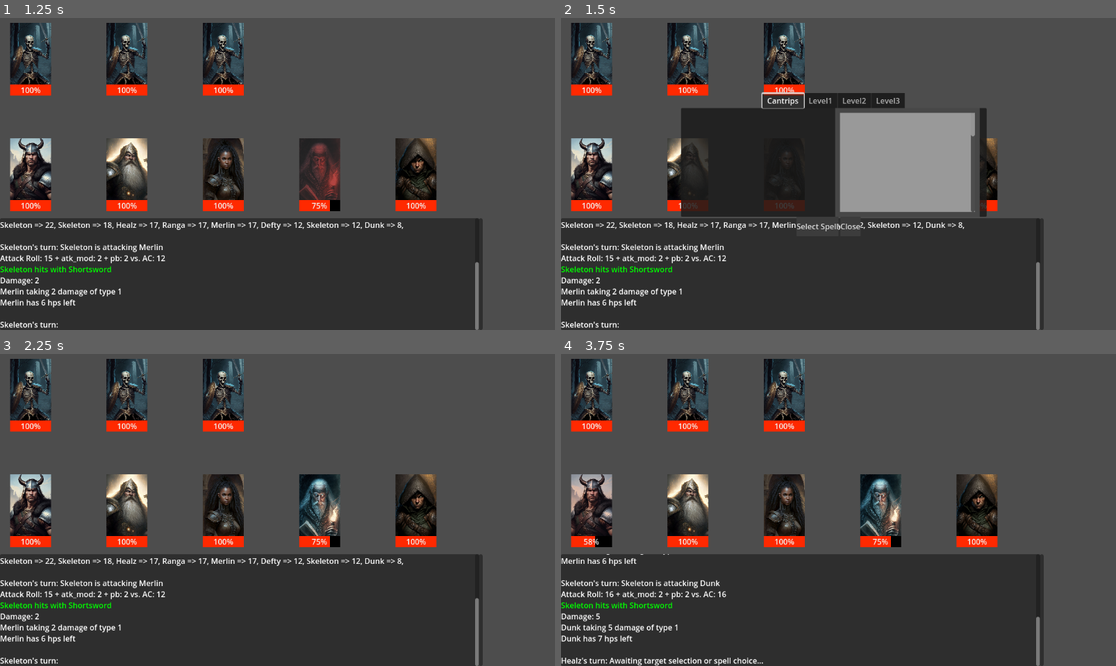
Above: before the commit, frames 1-4 (two rows, left to right).
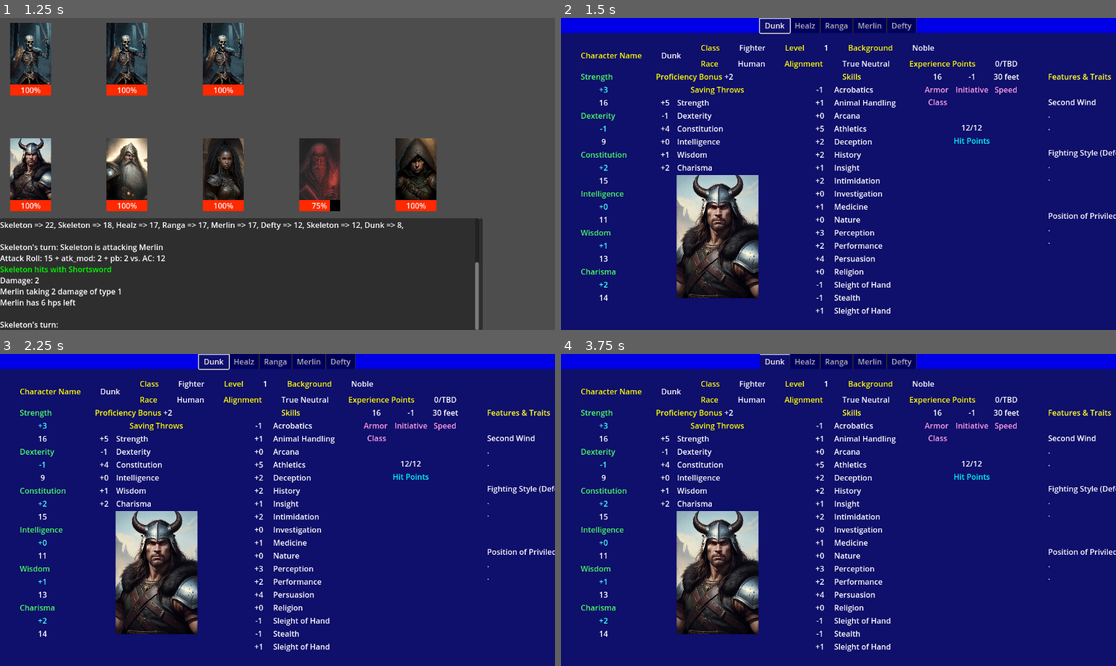
Above: after the commit, the same moments.

Repository: PaulHeraty/herra-dnd
Game: Godot game, scene res://scenes/Main.tscn
Same seed, same stepped clock (60 frames per second), same inputs: the game is played once before the commit and once after it. Sound files missing from this copy of the repository are replaced by a short silence.
Inputs (mouse positions are in pixels of both pictures, inside the frame that each line leads up to):
- Up to frame 1 (1.25 s): tap Enter at 0.5 s; hold Space (Advance) from 0.53 s (still down)
- Up to frame 2 (1.5 s): release Space (Advance) at 1.28 s; tap P (show_party_sheet) at 1.35 s
- Up to frame 3 (2.25 s): click (255, 563) at 2 s, where only the run before the commit has a clickable "Select Spell"
- Up to frame 4 (3.75 s): tap Space (Advance) at 2.75 s; hold O (show_spell_book, bound only after the commit) 2.78-3.5 s; click (816, 563) at 3.5 s, where only the run after the commit has a clickable "Select Spell"

Frame 1 is identical in both runs. In frame 2, 98% of the frame differs, in the area x 0-100%, y 0-100%; in frame 3, 99%; in frame 4, 99%.

Commit message:
Some bug fixes: - No longer can cast Mage Armor multiple times on the same character - Enemy saving throws are now calculated correctly - Player saving throw are set in _ready function now

Diff:
--- a/autoload/PartyManager.gd
+++ b/autoload/PartyManager.gd
@@ -30,15 +30,6 @@
 	party.append(player)
 	pass
 
-func setup_party() -> void:
-	for p:PlayerCharacter in get_tree().get_root().get_node("/root/Main/Party").get_children():
-		var sts = p.stats
-		var c_type = p.core_data.class_type
-		var pb = p.proficiency_bonus
-		p.saving_throws.set_saving_throws(c_type, sts, pb)
-		p.skills.set_skills(p)
-	pass
-
 func _on_player_selected(player:PlayerCharacter) -> void:
 	player_selected.emit(player)
 	pass
--- a/characters/Class.gd
+++ b/characters/Class.gd
@@ -1,3 +1,3 @@
 class_name Class extends Node
 
-enum ClassType {FIGHTER, ROGUE, WIZARD, CLERIC}
+enum ClassType {FIGHTER, ROGUE, WIZARD, CLERIC, ENEMY}
--- a/characters/CombatEntity.gd
+++ b/characters/CombatEntity.gd
@@ -41,6 +41,13 @@
 func add_modifier(mod: StatModifier) -> void:
 	modifiers.append(mod)
 
+func has_modifier(mod: StatModifier) -> bool:
+	for m in modifiers:
+		if m.source == mod.source:
+			return true
+	return false
+
+
 func remove_modifiers_from_source(source: String) -> void:
 	modifiers = modifiers.filter(func(m): return m.source != source)
 	pass
--- a/characters/Enemy.gd
+++ b/characters/Enemy.gd
@@ -23,6 +23,7 @@
 	health_bar.max_value = max_hp
 	health_bar.value = current_hp
 	ac = core_data.ac
+	saving_throws.set_saving_throws(Class.ClassType.ENEMY, stats, proficiency_bonus)
 	if core_data and core_data.portrait_path != "":
 		portrait.texture = load(core_data.portrait_path)
 		portrait.custom_minimum_size = Vector2(128, 128)
--- a/characters/PlayerCharacter.gd
+++ b/characters/PlayerCharacter.gd
@@ -20,6 +20,8 @@
 	health_bar.value = current_hp
 	entity_name = core_data.name
 	entity_type = ENTITY_TYPE.PLAYER
+	saving_throws.set_saving_throws(core_data.class_type, stats, proficiency_bonus)
+	skills.set_skills(self)
 	if core_data and core_data.portrait_path != "":
 		portrait.texture = load(core_data.portrait_path)
 		portrait.custom_minimum_size = Vector2(128, 128)
--- a/characters/SavingThrows.gd
+++ b/characters/SavingThrows.gd
@@ -32,4 +32,6 @@
 			wisdom_modifier += pb
 			charisma_modifier += pb
 			pass
+		Class.ClassType.ENEMY:
+			pass
 	pass
--- a/project.godot
+++ b/project.godot
@@ -46,6 +46,6 @@
 }
 show_spell_book={
 "deadzone": 0.2,
-"events": [Object(InputEventKey,"resource_local_to_scene":fa …(140 unchanged characters)… d":false,"keycode":0,"physical_keycode":80,"key_label":0,"unicode":112,"location":0,"echo":false,"script":null)
+"events": [Object(InputEventKey,"resource_local_to_scene":fa …(140 unchanged characters)… d":false,"keycode":0,"physical_keycode":79,"key_label":0,"unicode":111,"location":0,"echo":false,"script":null)
 ]
 }
--- a/scenes/main.gd
+++ b/scenes/main.gd
@@ -10,7 +10,6 @@
 	GameLog.register_log_ui(game_log)
 	GameLog.add_entry("Game initialized.\n")
 
-	PartyManager.setup_party()
 	EnemyManager.add_enemies()
 	draw_monsters()
 	draw_players()
--- a/spells/mage_armor.gd
+++ b/spells/mage_armor.gd
@@ -17,7 +17,7 @@
 	"""
 	pass
 
-func cast(_caster: CombatEntity, target: CombatEntity):
+func cast(_caster: CombatEntity, target: CombatEntity) -> void:
 	GameLog.add_entry("Casting mage armor on " + target.entity_name + "\n")
 	if target.equipped_armor.size() > 0:
 		GameLog.add_entry("Target is already wearing armor so spell has no effect!\n")
@@ -26,4 +26,8 @@
 	mage_armor.stat = "ac"
 	mage_armor.value = 3
 	mage_armor.source = "Mage Armor"
+
+	if target.has_modifier(mage_armor):
+		GameLog.add_entry("Target  already has mage armor!\n")
+		return
 	target.add_modifier(mage_armor)
--- a/spells/spell.gd
+++ b/spells/spell.gd
@@ -12,5 +12,5 @@
 var components: String
 var spell_sound: AudioStream
 
-func cast(_caster: CombatEntity, _target: CombatEntity):
+func cast(_caster: CombatEntity, _target: CombatEntity) -> void:
 	push_error("Spell missing cast() implementation")
